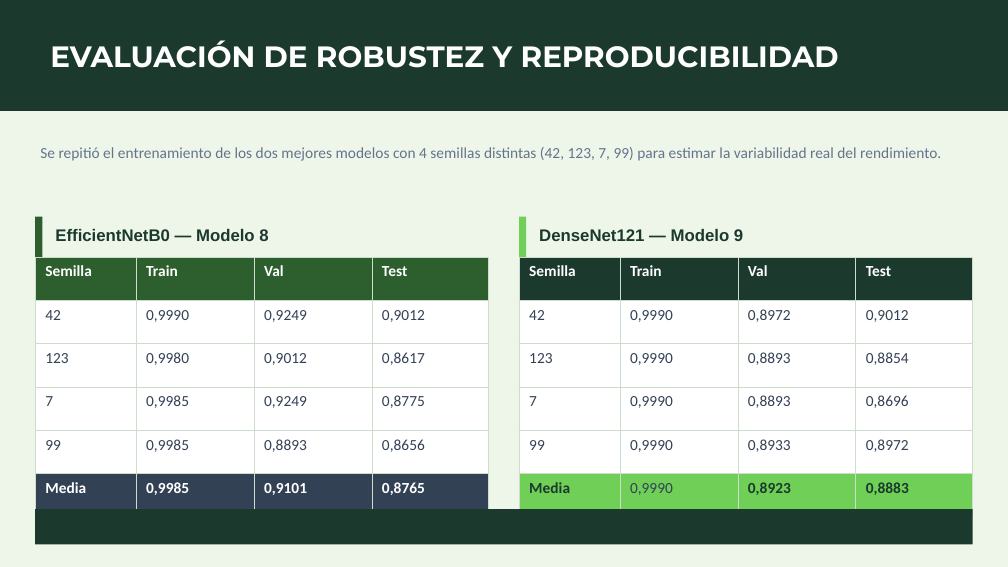
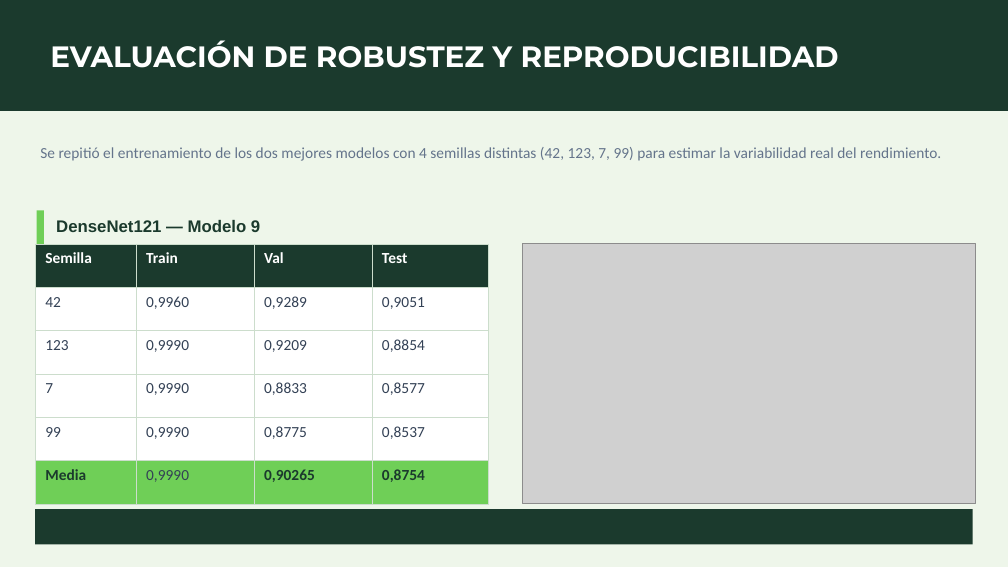
Before and after one commit to juango9/garbage-classification, a slide deck: slide 7 of Presentacion.pptx. Drawn at 1008x567 pixels with LibreOffice and Linux fonts; fonts in the diff are those of the drawing; grey boxes stand for pictures. Boxes give left, top, right and bottom in pixels: in the first picture for what was removed or moved away, otherwise in the second. Text is boxed around its words. In the diff, an @@ line names an element or a change of style, - is before the commit and + after.

Commit message:
renovacion informe y presentacion

```diff
--- a/Presentacion.pptx
+++ b/Presentacion.pptx
@@ text "DenseNet121 — Modelo 9": place and size @@
-text "DenseNet121 — Modelo 9" at (539,229,743,241)
+text "DenseNet121 — Modelo 9" at (56,220,260,232)
@@ rectangle removed at (35,217,42,363) @@
@@ rectangle: place and size @@
-rectangle at (519,217,526,363)
+rectangle at (36,211,43,357)
@@ text removed at (55,229,268,241) @@
-EfficientNetB0 — Modelo 8
@@ table at (35,244,489,504) @@
-row 2: 42 | 0,9990 | 0,8972 | 0,9012
+row 2: 42 | 0,9960 | 0,9289 | 0,9051
-row 3, column 3: 0,8893
+row 3, column 3: 0,9209
-row 4, column 3: 0,8893
+row 4, column 3: 0,8833
-row 4, column 4: 0,8696
+row 4, column 4: 0,8577
-row 5, column 3: 0,8933
+row 5, column 3: 0,8775
-row 5, column 4: 0,8972
+row 5, column 4: 0,8537
-row 6, column 3: 0,8923
+row 6, column 3: 0,90265
-row 6, column 4: 0,8883
+row 6, column 4: 0,8754
@@ table: place and size @@
-table at (519,257,973,517)
+table at (35,244,489,504)
@@ table removed at (35,257,489,517), 6 rows, 4 columns @@
-Semilla | Train | Val | Test
-42 | 0,9990 | 0,9249 | 0,9012
-123 | 0,9980 | 0,9012 | 0,8617
-7 | 0,9985 | 0,9249 | 0,8775
-99 | 0,9985 | 0,8893 | 0,8656
-Media | 0,9985 | 0,9101 | 0,8765
@@ picture added at (522,244,976,504) @@
```
Also in this commit, not shown: 2 other files.
